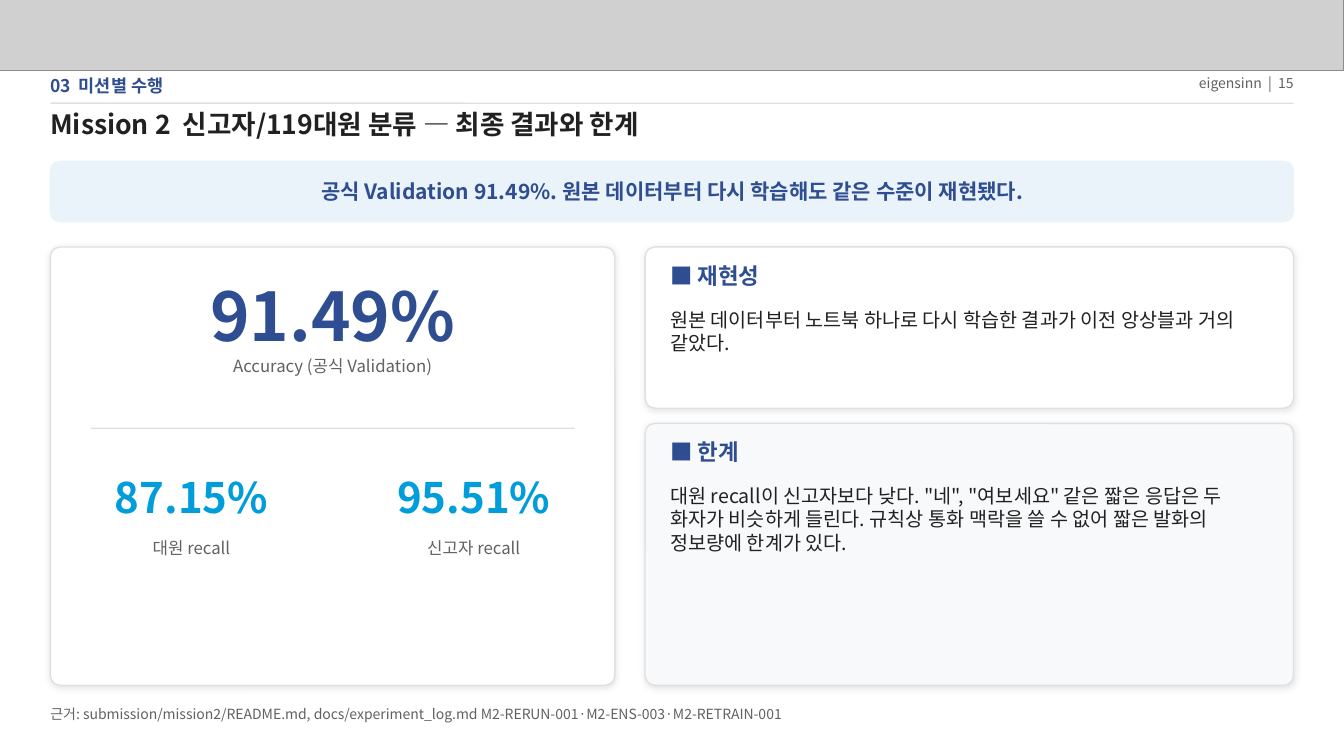
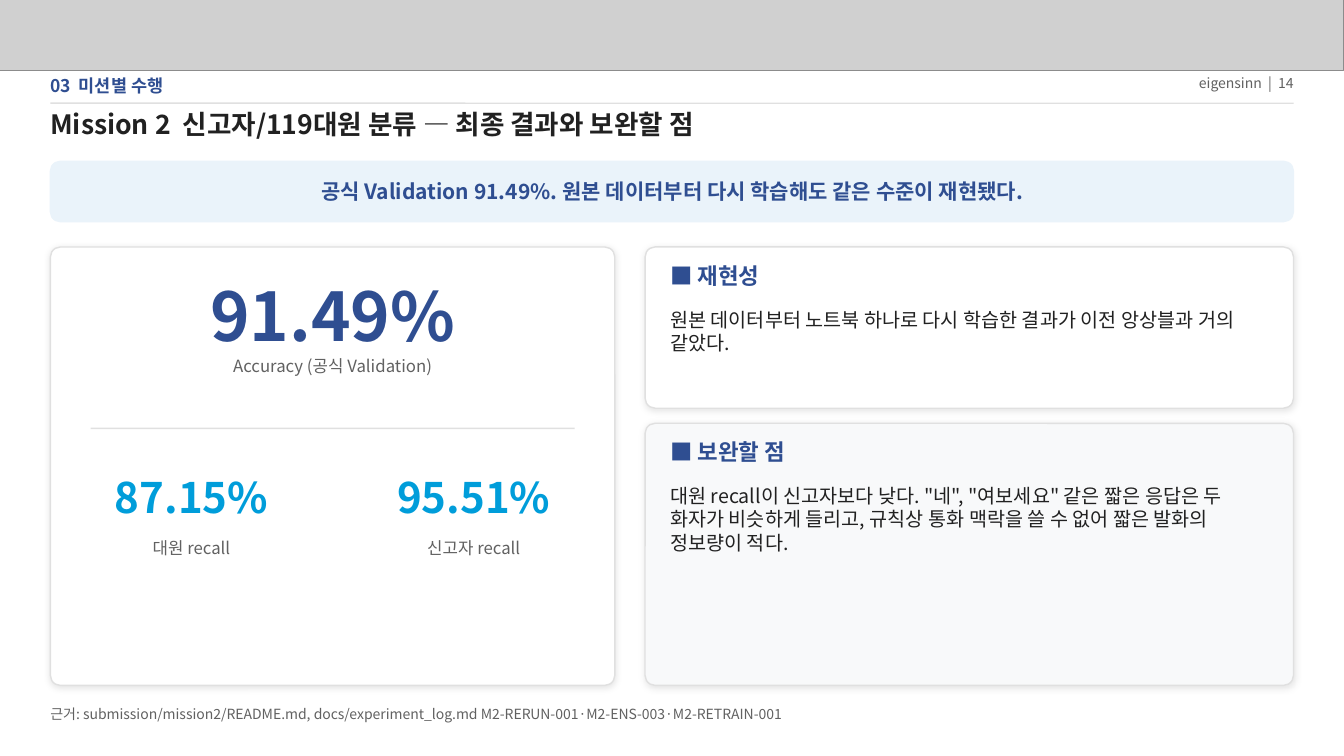
Before and after one commit to eigensinn-dcc2026/prelim, a slide deck: slide 14 of ppt/DCC2026_예선_결과정리.pptx (slide 15 before the commit). Drawn at 1344x756 pixels with LibreOffice and Linux fonts; fonts in the diff are those of the drawing; grey boxes stand for pictures. Boxes give left, top, right and bottom in pixels: in the first picture for what was removed or moved away, otherwise in the second. Text is boxed around its words. In the diff, an @@ line names an element or a change of style, - is before the commit and + after.

```diff
--- a/ppt/DCC2026_예선_결과정리.pptx
+++ b/ppt/DCC2026_예선_결과정리.pptx
@@ text at <box>1199,77,1294,92</box>: text changed @@
-eigensinn | 15
+eigensinn | 14
@@ text at <box>50,111,693,139</box>: text changed @@
-Mission 2 신고자/119대원 분류 — 최종 결과와 한계
+Mission 2 신고자/119대원 분류 — 최종 결과와 보완할 점
@@ text at <box>698,441,785,462</box>: text changed @@
-■ 한계
+■ 보완할 점
@@ text at <box>670,486,1222,552</box>: text changed @@
-대원 recall이 신고자보다 낮다. "네", "여보세요" 같은 짧은 응답은 두 화자가 비슷하게 들린다. 규칙상 통화 맥락을 쓸 수 없어 짧은 발화의 정보량에 한계가 있다.
+대원 recall이 신고자보다 낮다. "네", "여보세요" 같은 짧은 응답은 두 화자가 비슷하게 들리고, 규칙상 통화 맥락을 쓸 수 없어 짧은 발화의 정보량이 적다.
```
Also in this commit, not shown: 16 other slides changed, 1 slide removed, 1 other file.
